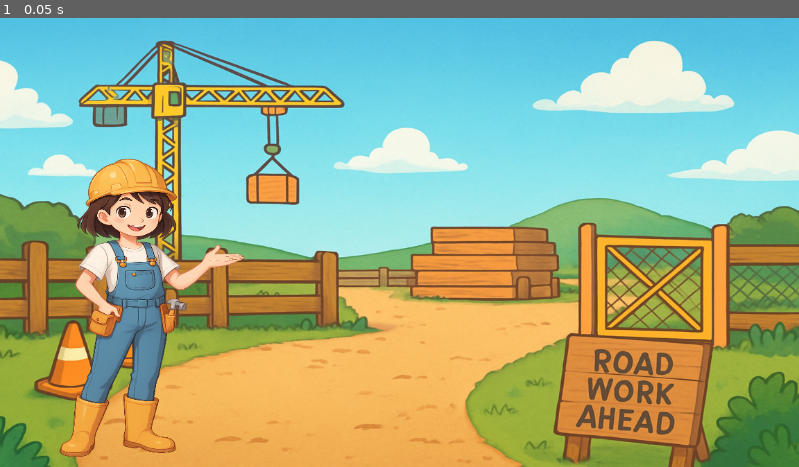
Above: before the commit, frame 1.
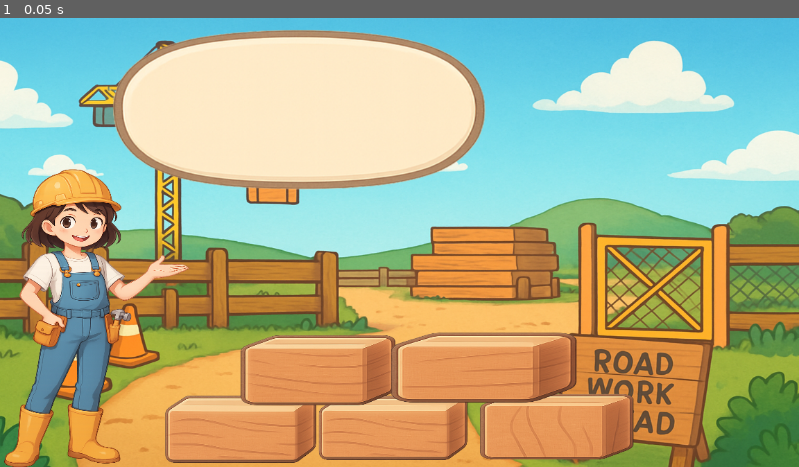
Above: after the commit, the same moment.

Repository: BrandonHogue94/Seek-And-Sight
Game: Godot game, scene res://Minigame1.tscn
Two runs of this game, one before a commit and one after it. Both use one fixed random seed, a clock stepped at 60 frames per second and the inputs below. This scene is started directly instead of the project's main scene.
Inputs:
- Up to frame 1 (0.05 s): no input

The runs differ from the first frame. In frame 1, 35% of the frame differs, in the area x 0-80%, y 2-100%.

Commit message:
Blueprint of Minis finished

Diff:
--- a/Godot/ellie-engineer's-world/Minigame1.tscn
+++ b/Godot/ellie-engineer's-world/Minigame1.tscn
@@ -1,7 +1,12 @@
-[gd_scene load_steps=3 format=3 uid="uid://dby27ol52k8dg"]
+[gd_scene load_steps=8 format=3 uid="uid://dby27ol52k8dg"]
 
 [ext_resource type="Texture2D" uid="uid://cy2b0hca1lbf8" path="res://EllieBackground.png" id="1_qeblm"]
 [ext_resource type="Texture2D" uid="uid://3ckjvq15ldp3" path="res://EllieGesture.png" id="2_km0fr"]
+[ext_resource type="Texture2D" uid="uid://5hpjm1frp63h" path="res://EllieBlocks1.png" id="3_05lqy"]
+[ext_resource type="Texture2D" uid="uid://df5htlubgihr7" path="res://EllieBlocks4.png" id="4_di2jp"]
+[ext_resource type="Texture2D" uid="uid://dvqp3vinkm2lo" path="res://EllieBlocks2.png" id="5_8uyqf"]
+[ext_resource type="Texture2D" uid="uid://c8v4fhsae6cv6" path="res://EllieBlocks3.png" id="6_gjjhn"]
+[ext_resource type="Texture2D" uid="uid://c0wly8e4qsg1t" path="res://EllieBubble1.png" id="7_mjpkj"]
 
 [node name="Node2D" type="Node2D"]
 
@@ -11,7 +16,37 @@
 texture = ExtResource("1_qeblm")
 
 [node name="EllieGesture" type="Sprite2D" parent="."]
-position = Vector2(175, 454)
+position = Vector2(95, 469)
 scale = Vector2(0.428711, 0.338542)
 texture = ExtResource("2_km0fr")
 flip_h = true
+
+[node name="EllieBlocks1" type="Sprite2D" parent="."]
+position = Vector2(347.375, 593.875)
+scale = Vector2(0.520208, 0.482228)
+texture = ExtResource("3_05lqy")
+
+[node name="EllieBlocks2" type="Sprite2D" parent="."]
+position = Vector2(567, 592)
+scale = Vector2(0.511836, 0.459124)
+texture = ExtResource("3_05lqy")
+
+[node name="EllieBlocks4" type="Sprite2D" parent="."]
+position = Vector2(801.813, 590.875)
+scale = Vector2(0.835332, 0.375962)
+texture = ExtResource("4_di2jp")
+
+[node name="EllieBlocks3" type="Sprite2D" parent="."]
+position = Vector2(461, 508)
+scale = Vector2(0.868132, 0.447826)
+texture = ExtResource("5_8uyqf")
+
+[node name="EllieBlocks5" type="Sprite2D" parent="."]
+position = Vector2(693.875, 505.625)
+scale = Vector2(1.29147, 0.55)
+texture = ExtResource("6_gjjhn")
+
+[node name="EllieBubble1" type="Sprite2D" parent="."]
+position = Vector2(411.5, 122)
+scale = Vector2(1.38679, 1)
+texture = ExtResource("7_mjpkj")
--- /dev/null
+++ b/Godot/ellie-engineer's-world/Minigame2.tscn
@@ -0,0 +1,79 @@
+[gd_scene load_steps=10 format=3 uid="uid://ccbqt0qvlbkoh"]
+
+[ext_resource type="Texture2D" uid="uid://cy2b0hca1lbf8" path="res://EllieBackground.png" id="1_dk433"]
+[ext_resource type="Texture2D" uid="uid://dfgthuddou8hk" path="res://EllieTools_Hammer.png" id="2_uuolx"]
+[ext_resource type="Texture2D" uid="uid://bs2nxpyhlkja2" path="res://EllieTools_Saw.png" id="3_jcwpj"]
+[ext_resource type="Texture2D" uid="uid://ctk8ux45b8jgr" path="res://EllieTools_Screwdriver.png" id="4_c1k7c"]
+[ext_resource type="Texture2D" uid="uid://ci0nm4hh4x6cb" path="res://EllieNeutral.png" id="5_4mm10"]
+[ext_resource type="Texture2D" uid="uid://dj17y55oixoo" path="res://EllieTools_Shears.png" id="6_ubvik"]
+[ext_resource type="Texture2D" uid="uid://bsmklgv0kxrk6" path="res://EllieTools_Wrench.png" id="7_2bj6g"]
+[ext_resource type="Texture2D" uid="uid://df5htlubgihr7" path="res://EllieBlocks4.png" id="8_4ghb5"]
+[ext_resource type="Texture2D" uid="uid://dgykx1ud7f7pt" path="res://EllieBubble5.png" id="9_uuolx"]
+
+[node name="Node2D" type="Node2D"]
+
+[node name="EllieBackground" type="Sprite2D" parent="."]
+position = Vector2(575, 336)
+scale = Vector2(0.753906, 0.65332)
+texture = ExtResource("1_dk433")
+
+[node name="EllieToolsHammer" type="Sprite2D" parent="."]
+position = Vector2(67, 448)
+scale = Vector2(0.337983, 0.331967)
+texture = ExtResource("2_uuolx")
+
+[node name="EllieToolsSaw" type="Sprite2D" parent="."]
+position = Vector2(205, 433)
+scale = Vector2(0.297881, 0.319162)
+texture = ExtResource("3_jcwpj")
+
+[node name="EllieToolsScrewdriver" type="Sprite2D" parent="."]
+position = Vector2(617, 438)
+scale = Vector2(0.428435, 0.391904)
+texture = ExtResource("4_c1k7c")
+
+[node name="EllieToolsShears" type="Sprite2D" parent="."]
+position = Vector2(475, 445)
+scale = Vector2(0.351974, 0.325276)
+texture = ExtResource("6_ubvik")
+
+[node name="EllieToolsWrench" type="Sprite2D" parent="."]
+position = Vector2(335, 434)
+scale = Vector2(0.299107, 0.317154)
+texture = ExtResource("7_2bj6g")
+flip_h = true
+
+[node name="EllieBlocks4" type="Sprite2D" parent="."]
+position = Vector2(66.125, 598.25)
+scale = Vector2(0.412362, 0.378846)
+texture = ExtResource("8_4ghb5")
+
+[node name="EllieBlocks5" type="Sprite2D" parent="."]
+position = Vector2(197, 601)
+scale = Vector2(0.423432, 0.394231)
+texture = ExtResource("8_4ghb5")
+
+[node name="EllieBlocks6" type="Sprite2D" parent="."]
+position = Vector2(327, 599)
+scale = Vector2(0.380996, 0.388462)
+texture = ExtResource("8_4ghb5")
+
+[node name="EllieBlocks7" type="Sprite2D" parent="."]
+position = Vector2(457.375, 600)
+scale = Vector2(0.469557, 0.4)
+texture = ExtResource("8_4ghb5")
+
+[node name="EllieBlocks8" type="Sprite2D" parent="."]
+position = Vector2(616.625, 599.5)
+scale = Vector2(0.475092, 0.380769)
+texture = ExtResource("8_4ghb5")
+
+[node name="EllieNeutral" type="Sprite2D" parent="."]
+position = Vector2(945.104, 453.921)
+scale = Vector2(0.37932, 0.294377)
+texture = ExtResource("5_4mm10")
+
+[node name="EllieBubble5" type="Sprite2D" parent="."]
+position = Vector2(883.25, 148.5)
+scale = Vector2(1.11598, 1.11607)
+texture = ExtResource("9_uuolx")
--- /dev/null
+++ b/Godot/ellie-engineer's-world/Minigame3.tscn
@@ -0,0 +1,47 @@
+[gd_scene load_steps=5 format=3 uid="uid://ixrnn5efg1ok"]
+
+[ext_resource type="Texture2D" uid="uid://cy2b0hca1lbf8" path="res://EllieBackground.png" id="1_mrcpn"]
+[ext_resource type="Texture2D" uid="uid://5hpjm1frp63h" path="res://EllieBlocks1.png" id="2_aamrf"]
+[ext_resource type="Texture2D" uid="uid://dvqp3vinkm2lo" path="res://EllieBlocks2.png" id="3_phpqy"]
+[ext_resource type="Texture2D" uid="uid://3ckjvq15ldp3" path="res://EllieGesture.png" id="4_mpjth"]
+
+[node name="Node2D" type="Node2D"]
+
+[node name="EllieBackground" type="Sprite2D" parent="."]
+position = Vector2(577.5, 327)
+scale = Vector2(0.753255, 0.640625)
+texture = ExtResource("1_mrcpn")
+
+[node name="EllieBlocks1" type="Sprite2D" parent="."]
+position = Vector2(174, 708)
+texture = ExtResource("2_aamrf")
+
+[node name="EllieBlocks4" type="Sprite2D" parent="."]
+position = Vector2(418, 667)
+scale = Vector2(0.637363, 0.391304)
+texture = ExtResource("3_phpqy")
+
+[node name="EllieBlocks3" type="Sprite2D" parent="."]
+position = Vector2(553, 665)
+scale = Vector2(0.647436, 0.347826)
+texture = ExtResource("3_phpqy")
+
+[node name="EllieBlocks6" type="Sprite2D" parent="."]
+position = Vector2(711.688, 667.25)
+scale = Vector2(0.818224, 0.363044)
+texture = ExtResource("3_phpqy")
+
+[node name="EllieBlocks7" type="Sprite2D" parent="."]
+position = Vector2(869, 667.25)
+scale = Vector2(0.64011, 0.371739)
+texture = ExtResource("3_phpqy")
+
+[node name="EllieBlocks2" type="Sprite2D" parent="."]
+position = Vector2(1120, 713)
+texture = ExtResource("2_aamrf")
+
+[node name="EllieGesture" type="Sprite2D" parent="."]
+position = Vector2(116.5, 481)
+scale = Vector2(0.325195, 0.33724)
+texture = ExtResource("4_mpjth")
+flip_h = true
Binary file added: Godot/ellie-engineer's-world/EllieBlocks1.png
Not shown, added: Godot/ellie-engineer's-world/EllieBlocks1.png.import
Binary file added: Godot/ellie-engineer's-world/EllieBlocks2.png
Not shown, added: Godot/ellie-engineer's-world/EllieBlocks2.png.import
Binary file added: Godot/ellie-engineer's-world/EllieBlocks3.png
Not shown, added: Godot/ellie-engineer's-world/EllieBlocks3.png.import
Binary file added: Godot/ellie-engineer's-world/EllieBlocks4.png
Not shown, added: Godot/ellie-engineer's-world/EllieBlocks4.png.import
Binary file added: Godot/ellie-engineer's-world/EllieBubble1.png
Not shown, added: Godot/ellie-engineer's-world/EllieBubble1.png.import
Binary file added: Godot/ellie-engineer's-world/EllieBubble5.png
Not shown, added: Godot/ellie-engineer's-world/EllieBubble5.png.import
(and 19 more such lines)
